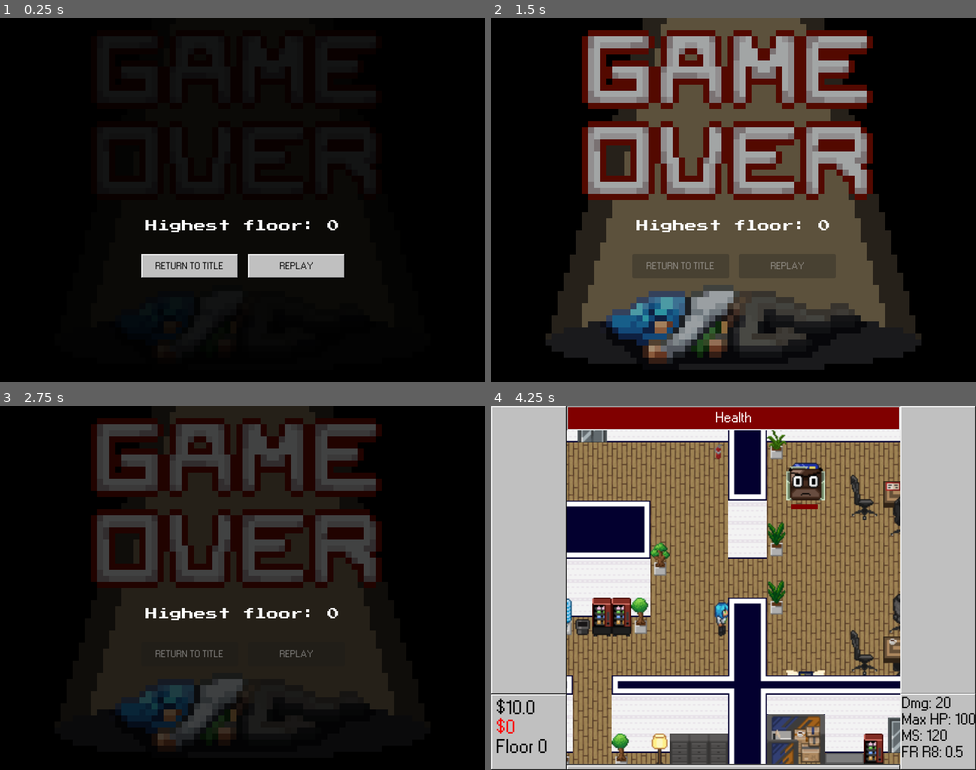
Above: before the commit, frames 1-4 (two rows, left to right).
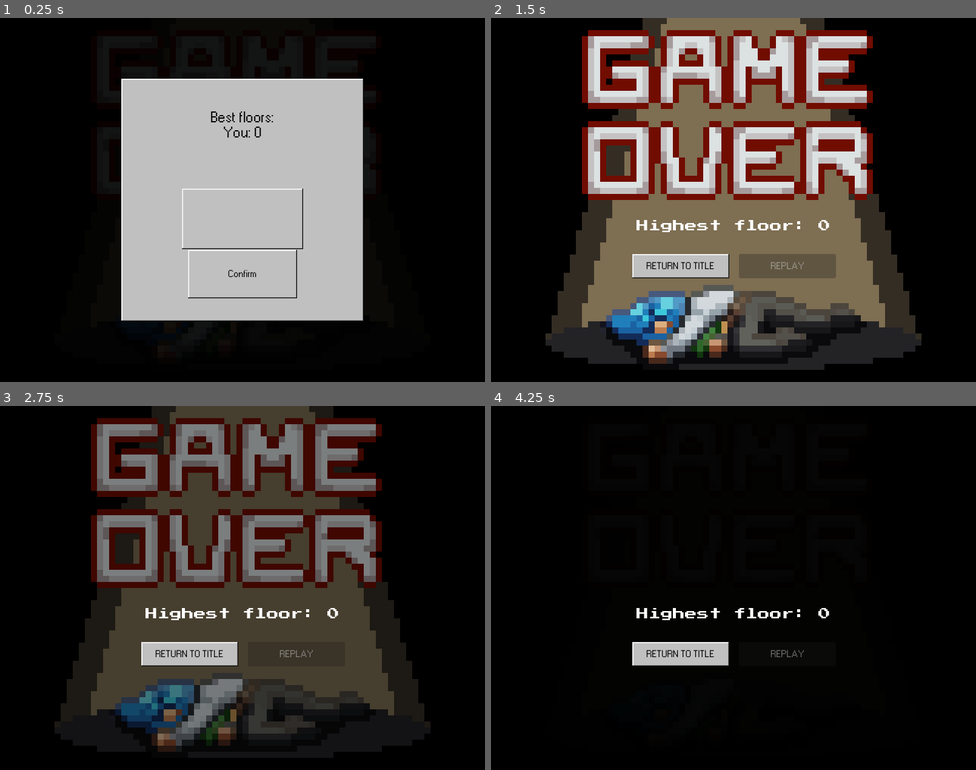
Above: after the commit, the same moments.

Repository: ygda-org/stock-strikers
Game: Godot game, scene res://main/game_over.tscn
The game is run twice, just before and just after one commit, with the same random seed, the same clock (stepped at 60 frames per second) and the same inputs. This scene is started directly instead of the project's main scene. Sound files missing from this copy of the repository are replaced by a short silence.
Inputs (mouse positions are in pixels of both pictures, inside the frame that each line leads up to):
- Up to frame 1 (0.25 s): no input
- Up to frame 2 (1.5 s): click "RETURN TO TITLE" at 0.5 s; click "REPLAY" at 1.25 s
- Up to frame 3 (2.75 s): move the mouse to (349, 569) at 2.02 s; hold D (move_right) from 2.03 s (still down); tap Shift (dodge) at 2.1 s
- Up to frame 4 (4.25 s): move the mouse to (636, 606) at 2.77 s; release D (move_right) at 2.78 s; hold S (move_down) 2.78-3.53 s; click (636, 606) at 2.85 s; move the mouse to (782, 507) at 3.52 s; hold D (move_right) from 3.53 s (still down); tap Shift (dodge) at 3.6 s

The runs differ from the first frame. In frame 1, 31% of the frame differs, in the area x 25-75%, y 16-84%; in frame 2, 44%; in frame 3, 44%; in frame 4, 99%, in the area x 0-100%, y 0-100%.

Commit message:
stock striker leaderboard for now

Diff:
--- a/assets/tempoary_assets/windows_95.tres
+++ b/assets/tempoary_assets/windows_95.tres
@@ -183,6 +183,20 @@
 texture_margin_right = 13.0
 texture_margin_bottom = 3.0
 region_rect = Rect2(0, 0, 16, 13)
+
+[sub_resource type="StyleBoxTexture" id="StyleBoxTexture_i2rwc"]
+texture = ExtResource("1_ytuhu")
+texture_margin_left = 3.0
+texture_margin_top = 3.0
+texture_margin_right = 3.0
+texture_margin_bottom = 3.0
+
+[sub_resource type="StyleBoxTexture" id="StyleBoxTexture_abxee"]
+texture = ExtResource("1_kff6g")
+texture_margin_left = 3.0
+texture_margin_top = 3.0
+texture_margin_right = 3.0
+texture_margin_bottom = 3.0
 
 [sub_resource type="StyleBoxTexture" id="StyleBoxTexture_ivxw8"]
 texture = ExtResource("1_kff6g")
@@ -261,6 +275,10 @@
 TabContainer/styles/tab_hovered = SubResource("StyleBoxTexture_vwe8g")
 TabContainer/styles/tab_selected = SubResource("StyleBoxTexture_ua0l5")
 TabContainer/styles/tab_unselected = SubResource("StyleBoxTexture_21uxi")
+TextEdit/colors/font_color = Color(0, 0, 0, 1)
+TextEdit/font_sizes/font_size = 40
+TextEdit/styles/focus = SubResource("StyleBoxTexture_i2rwc")
+TextEdit/styles/normal = SubResource("StyleBoxTexture_abxee")
 VBoxContainer/constants/separation = 1
 VScrollBar/styles/grabber = SubResource("StyleBoxTexture_ivxw8")
 VScrollBar/styles/grabber_highlight = SubResource("StyleBoxTexture_rmfxv")
--- /dev/null
+++ b/globals/leaderboard.gd
@@ -0,0 +1,50 @@
+extends Node
+
+var leaderboards = []
+var names = []
+var new_best_score: int = -1
+
+var save_path = "user://stock-strikers.save"
+
+func _ready():
+	if not FileAccess.file_exists(save_path):
+		return # No file found
+	var save_file = FileAccess.open(save_path, FileAccess.READ)
+	var parse = JSON.parse_string(save_file.get_line())
+	leaderboards = parse["score"]
+	names = parse["names"]
+
+func game_finished():
+	var score = GameState.cleared_floors
+	var spot_found: bool = false
+	for i in range(leaderboards.size()):
+		if score > leaderboards[i]:
+			leaderboards.insert(i, score)
+			spot_found = true
+			if i < 3:
+				new_best_score = i
+			break
+	if not spot_found:
+		leaderboards.append(score)
+		spot_found = true
+		if leaderboards.size() < 4:
+			new_best_score = leaderboards.size()-1
+	save()
+
+func save():
+	var save_file = FileAccess.open(save_path, FileAccess.WRITE)
+	var save_dict = {
+		"names": names,
+		"score": leaderboards
+	}
+	var json_string = JSON.stringify(save_dict)
+	save_file.store_line(json_string)
+
+func get_top_three_string() -> String:
+	var ret = "Best floors:\n"
+	names.insert(new_best_score, "You")
+	if names.size() > 3:
+		names.remove_at(-1)
+	for i in range(names.size()):
+		ret += "{0}: {1}\n".format([names[i], str(leaderboards[i])])
+	return ret
--- a/main/game_over.gd
+++ b/main/game_over.gd
@@ -2,7 +2,18 @@
 
 var is_replay := false
 
+const NameBox = preload("uid://dwxlu6qt3yy6a")
+
 func _ready():
+	Leaderboard.game_finished()
+	if Leaderboard.new_best_score != -1:
+		var box = NameBox.instantiate()
+		add_child(box)
+		box.grab_focus()
+		await box.name_entered
+		Leaderboard.names[Leaderboard.new_best_score] = box.entered_name
+		Leaderboard.save()
+		Leaderboard.new_best_score = -1
 	$Label.text = "Highest floor: " + str(GameState.cleared_floors)
 
 func _on_button_pressed():
--- /dev/null
+++ b/main/name_box.gd
@@ -0,0 +1,13 @@
+extends Panel
+
+signal name_entered
+var entered_name = ""
+
+func _ready():
+	$VBoxContainer/Label.text = Leaderboard.get_top_three_string()
+
+func _on_confirm_button_pressed():
+	entered_name = $VBoxContainer/TextEdit.text
+	name_entered.emit()
+	await get_tree().process_frame
+	queue_free()
--- /dev/null
+++ b/main/name_box.tscn
@@ -0,0 +1,56 @@
+[gd_scene format=3 uid="uid://dwxlu6qt3yy6a"]
+
+[ext_resource type="Theme" uid="uid://qlk0jixls6nn" path="res://assets/tempoary_assets/windows_95.tres" id="1_i2rwc"]
+[ext_resource type="Script" uid="uid://b0n5oap5horke" path="res://main/name_box.gd" id="1_s5utx"]
+
+[node name="NameBox" type="Panel" unique_id=907328577]
+custom_minimum_size = Vector2(400, 400)
+anchors_preset = 8
+anchor_left = 0.5
+anchor_top = 0.5
+anchor_right = 0.5
+anchor_bottom = 0.5
+grow_horizontal = 2
+grow_vertical = 2
+theme = ExtResource("1_i2rwc")
+script = ExtResource("1_s5utx")
+
+[node name="VBoxContainer" type="VBoxContainer" parent="." unique_id=132447180]
+custom_minimum_size = Vector2(400, 400)
+layout_mode = 1
+anchors_preset = 8
+anchor_left = 0.5
+anchor_top = 0.5
+anchor_right = 0.5
+anchor_bottom = 0.5
+offset_left = -200.0
+offset_top = -200.0
+offset_right = 200.0
+offset_bottom = 200.0
+grow_horizontal = 2
+grow_vertical = 2
+
+[node name="Label" type="Label" parent="VBoxContainer" unique_id=2118793120]
+custom_minimum_size = Vector2(380, 180)
+custom_maximum_size = Vector2(380, 180)
+layout_mode = 2
+size_flags_horizontal = 4
+theme_override_font_sizes/font_size = 25
+horizontal_alignment = 1
+vertical_alignment = 1
+
+[node name="TextEdit" type="TextEdit" parent="VBoxContainer" unique_id=2031879159]
+custom_minimum_size = Vector2(200, 100)
+custom_maximum_size = Vector2(200, -1)
+layout_mode = 2
+size_flags_horizontal = 4
+wrap_mode = 1
+
+[node name="ConfirmButton" type="Button" parent="VBoxContainer" unique_id=276949256]
+custom_minimum_size = Vector2(180, 80)
+custom_maximum_size = Vector2(180, -1)
+layout_mode = 2
+size_flags_horizontal = 4
+text = "Confirm"
+
+[connection signal="pressed" from="VBoxContainer/ConfirmButton" to="." method="_on_confirm_button_pressed"]
--- a/project.godot
+++ b/project.godot
@@ -25,6 +25,7 @@
 GameState="*uid://c68mu4sl0ig8k"
 PlayerStats="*uid://dhx2tphh0mfdf"
 SfxManager="*uid://bffbhh8mo48ok"
+Leaderboard="*uid://bmx4fxahopnge"
 
 [display]
 
Not shown, added: globals/leaderboard.gd.uid
Not shown, added: main/name_box.gd.uid
